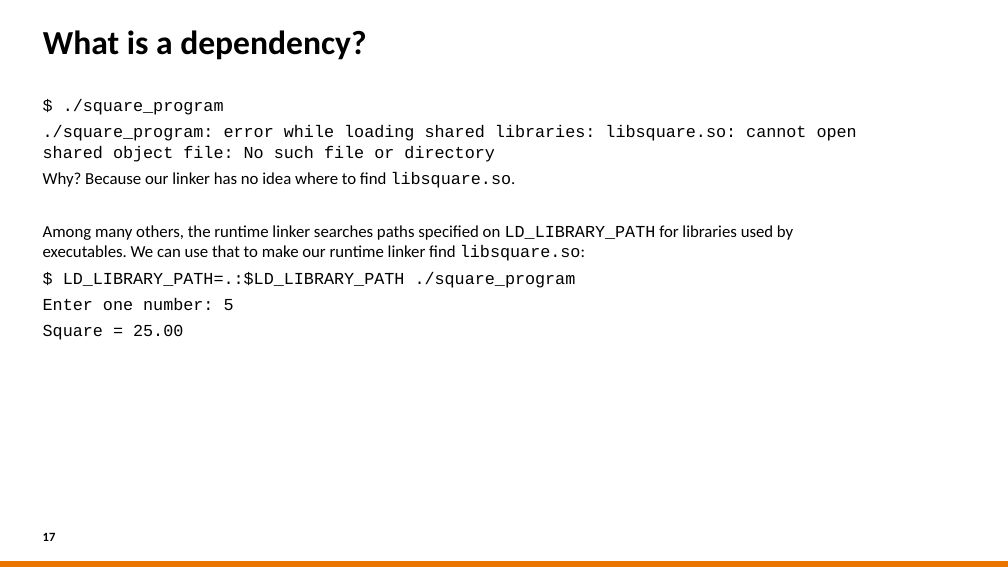
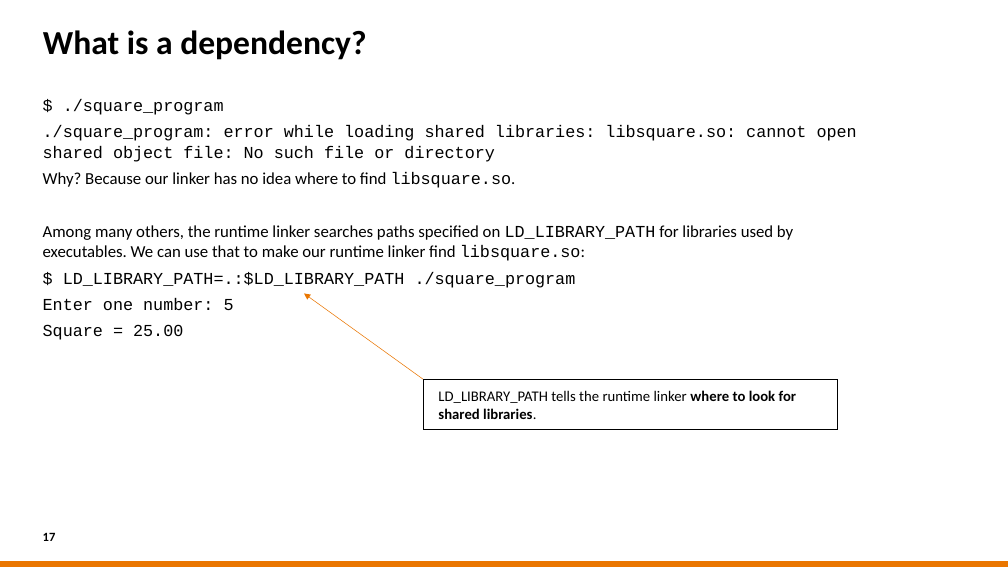
Before and after one commit to sara-nl/HPML-course-materials, a slide deck: slide 17 of Day2/slides/Software_installations_on_HPC_systems.pptx. Drawn at 1008x567 pixels with LibreOffice and Linux fonts; fonts in the diff are those of the drawing; background and template pictures are left out. Boxes give left, top, right and bottom in pixels: in the first picture for what was removed or moved away, otherwise in the second. Text is boxed around its words. In the diff, an @@ line names an element or a change of style, - is before the commit and + after.

```diff
--- a/Day2/slides/Software_installations_on_HPC_systems.pptx
+++ b/Day2/slides/Software_installations_on_HPC_systems.pptx
@@ arrow added from (423, 380) to (304, 293), #EA7600 0.5 pt @@
@@ rectangle added at box(423, 380, 837, 430), fill #FFFFFF, outline #000000 0.75 pt, 14 pt, text #000000 @@
+LD_LIBRARY_PATH tells the runtime linker where to look for shared libraries.
```
Also in this commit, not shown: 10 other slides changed, 1 slide removed.
